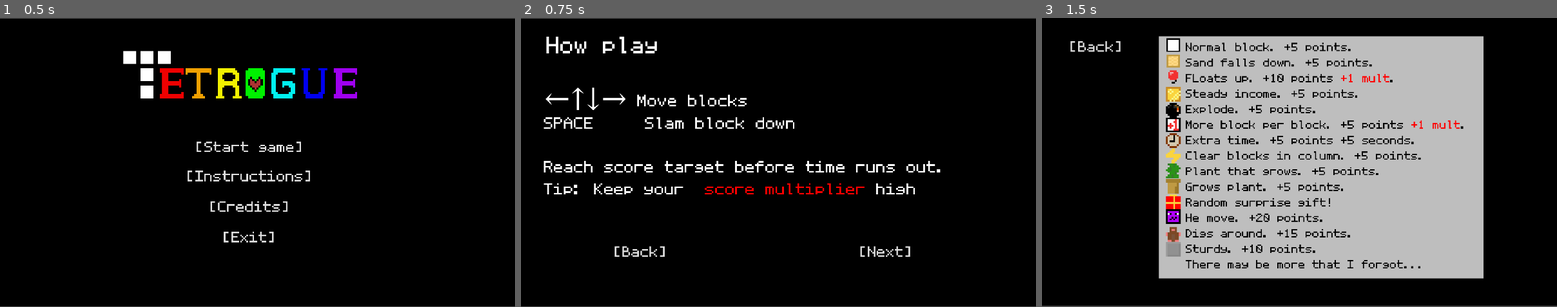
Above: before the commit, frames 1-3 (left to right).
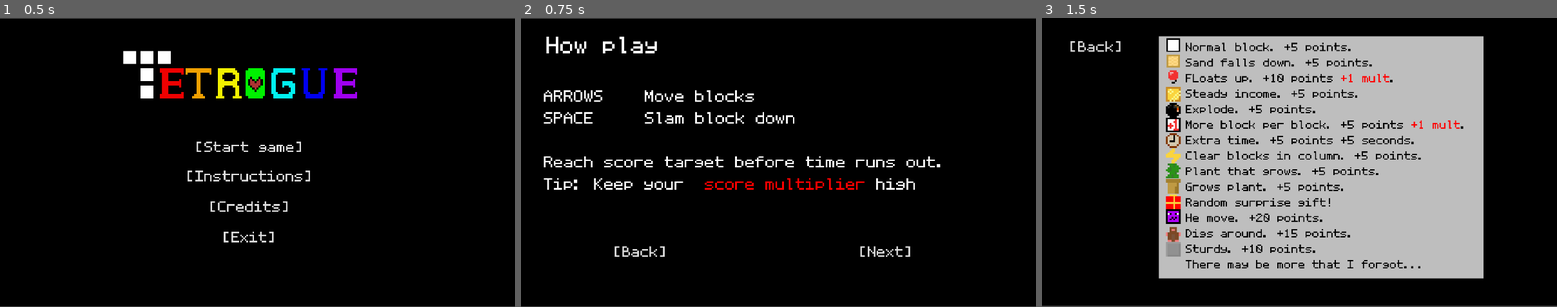
Above: after the commit, the same moments.

Repository: AsgerHB/create-jam-spring-2025
Game: Godot game, scene res://Scenes/Main Menu.tscn
The game is run twice, just before and just after one commit, with the same random seed, the same clock (stepped at 60 frames per second) and the same inputs. Sound files missing from this copy of the repository are replaced by a short silence.
Inputs:
- Up to frame 1 (0.5 s): no input
- Up to frame 2 (0.75 s): click "[Instructions]" at 0.5 s
- Up to frame 3 (1.5 s): click "[Next]" at 1.25 s

Frame 1 is identical in both runs. In frame 2, 4.5% of the frame differs, in the area x 4-82%, y 24-62%; in frame 3, nothing differs.

Commit message:
Partial controller support

Diff:
--- a/Scenes/Instructions1.tscn
+++ b/Scenes/Instructions1.tscn
@@ -29,7 +29,7 @@
 theme = ExtResource("3_mq808")
 theme_override_font_sizes/normal_font_size = 100
 bbcode_enabled = true
-text = "←↑↓→ Move blocks
+text = "ARROWS    Move blocks
 SPACE     Slam block down
 
 Reach score target before time runs out.
--- a/project.godot
+++ b/project.godot
@@ -27,9 +27,18 @@
 
 [input]
 
+ui_up={
+"deadzone": 0.5,
+"events": [Object(InputEventKey,"resource_local_to_scene":false,"resource_name":"","device":0,"window_id":0,"alt_pressed":false,"shift_pressed":false,"ctrl_pressed":false,"meta_pressed":false,"pressed":false,"keycode":4194320,"physical_keycode":0,"key_label":0,"unicode":0,"location":0,"echo":false,"script":null)
+, Object(InputEventJoypadButton,"resource_local_to_scene":false,"resource_name":"","device":0,"button_index":11,"pressure":0.0,"pressed":false,"script":null)
+, Object(InputEventJoypadMotion,"resource_local_to_scene":false,"resource_name":"","device":0,"axis":1,"axis_value":-1.0,"script":null)
+, Object(InputEventJoypadButton,"resource_local_to_scene":false,"resource_name":"","device":-1,"button_index":1,"pressure":0.0,"pressed":true,"script":null)
+]
+}
 slam_down={
 "deadzone": 0.2,
-"events": [Object(InputEventKey,"resource_local_to_scene":false,"resource_name":"","device":0,"window_id":0,"alt_pressed":false,"shift_pressed":false,"ctrl_pressed":false,"meta_pressed":false,"pressed":false,"keycode":0,"physical_keycode":32,"key_label":0,"unicode":0,"location":0,"echo":false,"script":null)
+"events": [Object(InputEventJoypadButton,"resource_local_to_scene":false,"resource_name":"","device":-1,"button_index":0,"pressure":0.0,"pressed":true,"script":null)
+, Object(InputEventKey,"resource_local_to_scene":false,"resource_name":"","device":-1,"window_id":0,"alt_pressed":false,"shift_pressed":false,"ctrl_pressed":false,"meta_pressed":false,"pressed":false,"keycode":0,"physical_keycode":32,"key_label":0,"unicode":32,"location":0,"echo":false,"script":null)
 ]
 }
 
Not shown: 1 places in Scenes/Instructions1.tscn that only renumber resources
Not shown: 1 places in Scenes/Instructions2.tscn that only renumber resources
